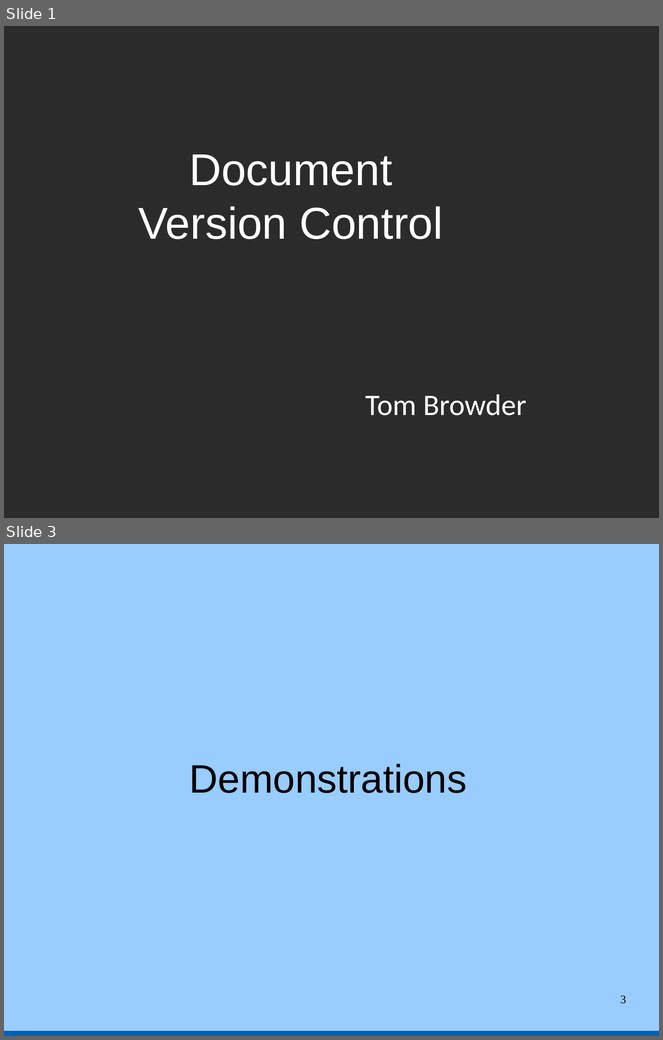
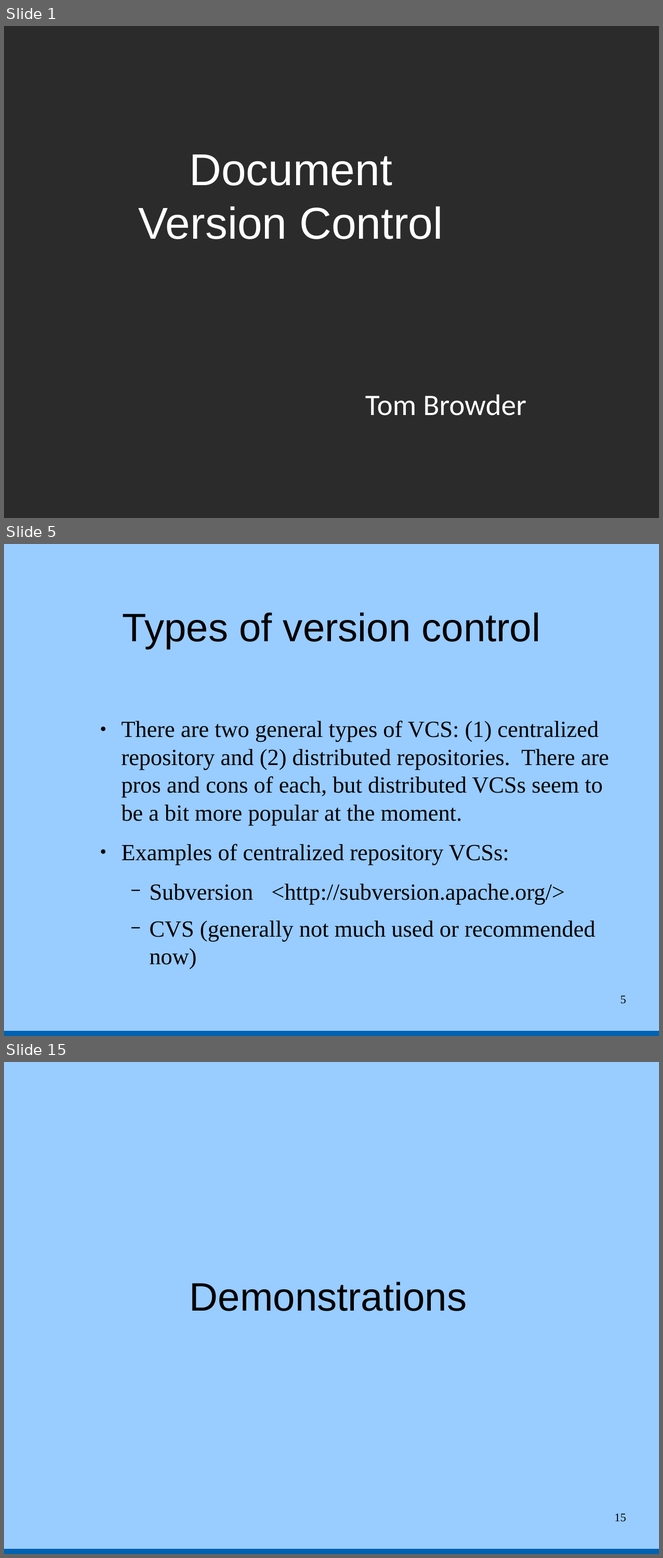
Before and after one commit to tbrowder/nwflug, a slide deck: NWFLUG/mtg-2015-07-06/version-control.odp. Shown one above the other, each under a label of ours: slides 1 and 3 before the commit, slides 1, 5 and 15 after it; the slides between them are not shown. The pictures are 663x1040 and 663x1558 pixels, drawn with LibreOffice and Linux fonts; fonts in the diff are those of the drawing; background and template pictures are left out; a plain dark background stands for a picture behind light text. Boxes give left, top, right and bottom in pixels: in the first picture for what was removed or moved away, otherwise in the second. Text is boxed around its words. In the diff, an @@ line names an element or a change of style, - is before the commit and + after.

```diff
--- a/NWFLUG/mtg-2015-07-06/version-control.odp
+++ b/NWFLUG/mtg-2015-07-06/version-control.odp
@@ slide 5 added at (4, 544, 659, 1036), background #99CCFF; not listed: 1 template element that a slide beside it also shows @@
@@ title added at (123, 612, 541, 649), 48 pt, text #000000 @@
+Types of version control
@@ text added at (122, 720, 609, 969), 28 pt, text #000000 @@
+● There are two general types of VCS: (1) centralized repository and (2) distributed repositories. There are pros and cons of each, but distributed VCSs seem to be a bit more popular at the moment.
+● Examples of centralized repository VCSs:
+  − Subversion <http://subversion.apache.org/>
+  − CVS (generally not much used or recommended now)
@@ page number added at (621, 995, 626, 1004), 14 pt, text #000000 @@
+5
@@ what was slide 3 is now slide 15 @@
@@ page number at (614, 1513, 626, 1522): text changed @@
-3
+15
```
Also in this commit, not shown: 1 slide changed, 12 other slides added.
